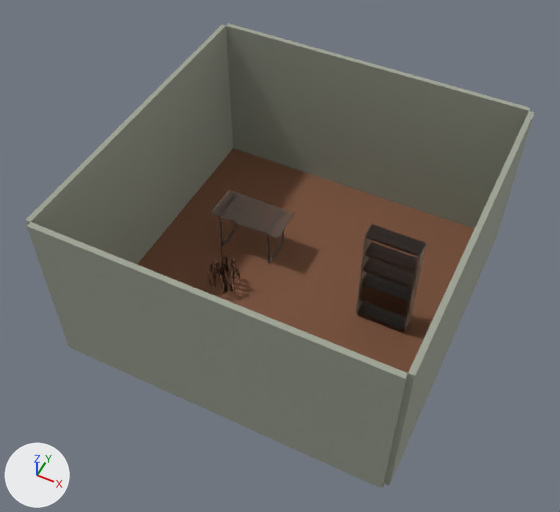
The glTF model static/demo/45_study_storage_add_desk_lamp/stage1.glb: old version first, new version second.
Both versions are drawn from a camera (50 mm lens) standing at (3.33, -7.19, 9.56) and looking at (-0.09, -0.34, 1.0). Lighting does not change. The marker at lower left points along +X, +Y and +Z. The picture after the commit comes second. Where no turn or scale is listed for an object, it has been applied to the vertices. Vertices at exactly the same position are counted once.

The first picture shows 'Floor', 'raw_model', 'raw_model.001', 'raw_model.002', 'wall_0', 'wall_1', 'wall_2', 'wall_3'.
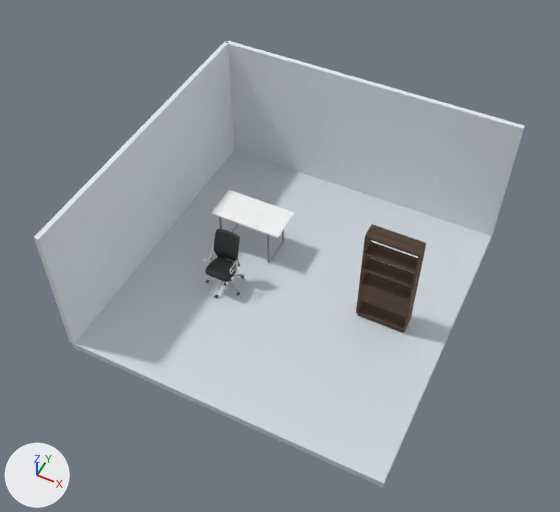
Where the newer file only moved an object's origin or applied its transform, the numbers keep the older frame.

Location of each change, [x1, y1, x2, y2] in pixels of the pictures (560 x 512 px):
'wall_2', deleted
    before: [27, 222, 408, 488]
'wall_0', deleted
    before: [226, 23, 530, 229]
'wall_back', added
    after: [227, 41, 525, 236]
'wall_left', added
    after: [34, 41, 234, 344]
'wall_3', deleted
    before: [26, 25, 233, 264]
'wall_1', deleted
    before: [384, 111, 535, 486]
'raw_model.002', surface changed, recoloured
    both: [356, 224, 426, 333]
'raw_model', surface changed
    both: [211, 190, 295, 263]
'raw_model.001', surface changed, reshaped, moved (20% wider, 46% taller)
    before: [207, 247, 241, 294]
    after: [203, 229, 244, 298]
part 1 of me_floor, recoloured (brown to light grey)
    before: [137, 148, 474, 487]
    after: [72, 150, 492, 487]
part 2 of me_raw_model_001, deleted
    before: [207, 255, 241, 294]
part 3 of me_raw_model_001, built on
    before: [209, 247, 239, 285]
    after: [203, 229, 244, 298]

The change, as a list of edits to the scene's bpy script:
```text
Change mat_solid_001_wire:
    remove mat_solid_001_wire.transmission_weight = 1.0
Change mat_solid_001_wire_001:
    remove mat_solid_001_wire_001.ior = 1.45
    remove mat_solid_001_wire_001.transmission_weight = 1.0
    mat_solid_001_wire_001.texture: img_texture_002 -> img_texture_001
    mat_solid_001_wire_001.roughness: 0.35 -> 0.65
Add mat_solid_001_wire_002:
    mat_solid_001_wire_002 = principled_material('solid_001_wire.002')
    mat_solid_001_wire_002.texture = img_texture_002
    mat_solid_001_wire_002.roughness = 0.65
Add mat_floor_finish:
    mat_floor_finish = principled_material('Floor finish')
    mat_floor_finish.base_color = (0.63, 0.68, 0.72)  # light grey #d0d7dd
    mat_floor_finish.roughness = 0.65
Add mat_wall_finish:
    mat_wall_finish = principled_material('Wall finish')
    mat_wall_finish.base_color = (0.79, 0.83, 0.88)  # white #e6ebf1
    mat_wall_finish.roughness = 0.65
Change me_floor:
    where me_floor.from_pydata(...)  # 8 vertices, 12 faces; spans x -2.5..2.5, y -2.5..2.5, z -0.12..0.0
    used by ob_floor; location = (0.0, 0.0, 0.0)
    me_floor part 1: 12 faces spanning x -2.5..2.5, y -2.5..2.5, z -0.12..0.0 switch from mat_floormat to mat_floor_finish (light grey #d0d7dd)
Change me_raw_model_001:
    used by ob_raw_model_001
    remove me_raw_model_001.from_pydata(...)  # 3338 vertices, 6127 faces; spans x -0.372..0.372, y 0.0..0.903, z -0.372..0.372
    remove me_raw_model_001.materials.append(mat_glass_001_wire)  # picture img_texture_001
    add me_raw_model_001.from_pydata(...)  # 7589 vertices, 12655 faces; spans x -0.343..0.343, y -0.001..1.025, z -0.335..0.335
    me_raw_model_001 part 2: 38 loose pieces with 2664 vertices, spanning x -0.372..0.372, y 0.03..0.522, z -0.372..0.372, are deleted
    me_raw_model_001 part 3: 674 vertices removed from x -0.279..0.268, y 0.0..0.903, z -0.356..0.276; 7589 vertices added at x -0.343..0.343, y -0.001..1.025, z -0.335..0.335
    add me_raw_model_001.materials.append(mat_solid_001_wire_001)  # picture img_texture_001
Change me_raw_model_002:
    where me_raw_model_002.from_pydata(...)  # 298 vertices, 518 faces; spans x -0.4..0.4, y -0.13..0.12, z 0.0..1.8
    remove me_raw_model_002.materials.append(mat_solid_001_wire_001)  # picture img_texture_002
    add me_raw_model_002.materials.append(mat_solid_001_wire_002)  # picture img_texture_002
Add me_cube_002:
    me_cube_002.from_pydata(...)  # a box spanning x -0.04..0.04, y -2.5..2.5, z -1.15..1.15
    me_cube_002.materials.append(mat_wall_finish)  # white #e6ebf1
Add me_cube_001:
    me_cube_001.from_pydata(...)  # a box spanning x -2.5..2.5, y -0.04..0.04, z -1.15..1.15
    me_cube_001.materials.append(mat_wall_finish)  # white #e6ebf1
Remove ob_wall_0:
    ob_wall_0 = bpy.data.objects.new('wall_0', me_wall_0)
    ob_wall_0.location = (0.0, 0.0, 0.0)
Remove ob_wall_1:
    ob_wall_1 = bpy.data.objects.new('wall_1', me_wall_1)
    ob_wall_1.location = (0.0, 0.0, 0.0)
Remove ob_wall_2:
    ob_wall_2 = bpy.data.objects.new('wall_2', me_wall_2)
    ob_wall_2.location = (0.0, 0.0, 0.0)
Remove ob_wall_3:
    ob_wall_3 = bpy.data.objects.new('wall_3', me_wall_3)
    ob_wall_3.location = (0.0, 0.0, 0.0)
Change ob_raw_model_001:
    ob_raw_model_001.location: (0.0, 0.0, 0.0) -> (0.0000221, 0.0000294, 0.00112)
Add ob_wall_left:
    ob_wall_left = bpy.data.objects.new('wall_left', me_cube_002)
    ob_wall_left.location = (-2.5, 0.0, 1.15)
Add ob_wall_back:
    ob_wall_back = bpy.data.objects.new('wall_back', me_cube_001)
    ob_wall_back.location = (0.0, 2.5, 1.15)
```
